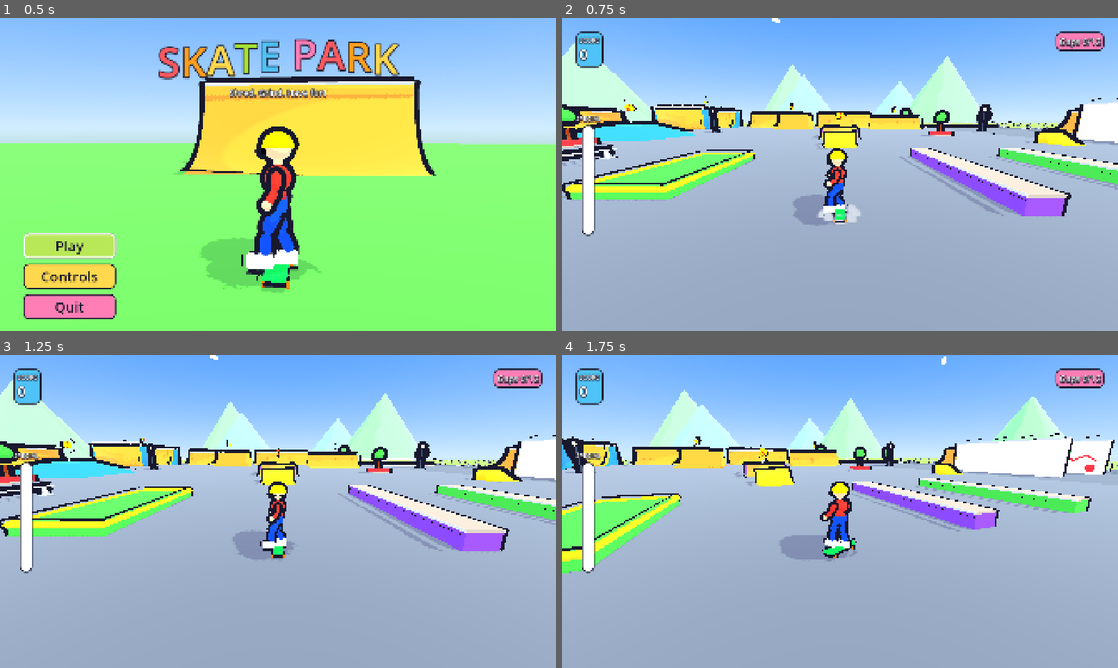
Above: before the commit, frames 1-4 (two rows, left to right).
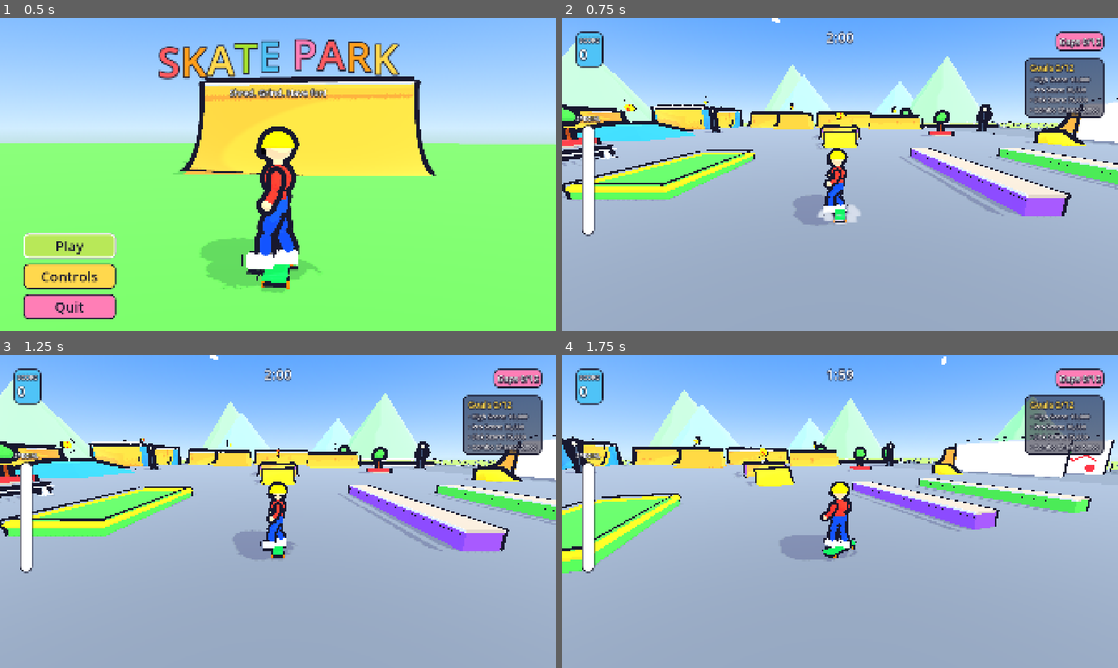
Above: after the commit, the same moments.

Repository: Proximo0/skate-park
Game: Godot game, scene res://game/ui/title_screen.tscn
The game is run twice, just before and just after one commit, with the same random seed, the same clock (stepped at 60 frames per second) and the same inputs.
Inputs (mouse positions are in pixels of both pictures, inside the frame that each line leads up to):
- Up to frame 1 (0.5 s): no input
- Up to frame 2 (0.75 s): click "Play" at 0.5 s
- Up to frame 3 (1.25 s): no input
- Up to frame 4 (1.75 s): tap Enter (ui_accept) at 1.25, 1.52 s; move the mouse to (962, 495) at 1.27 s; hold D (move_right) from 1.28 s (still down); tap L (revert) at 1.35 s; click (962, 495) at 1.42 s

Frame 1 is identical in both runs. In frame 2, 2.9% of the frame differs, in the area x 47-98%, y 4-32%; in frame 3, 2.9%; in frame 4, 2.9%.

Commit message:
Polish: goals panel and run timer, switch-stance facing after revert, playtest checklist
Co-Authored-By: Claude Opus 5.5 (1M context) <noreply@anthropic.com>
Claude-Session: https://claude.ai/code/session_01RMKNZ8eeWwfnKNQaLfHv9F

Diff:
--- a/game/main.gd
+++ b/game/main.gd
@@ -90,6 +90,10 @@
 	if park is Park:
 		for c: Collectible in (park as Park).collectibles:
 			c.collected.connect(func(item: String, _group: String) -> void: goals.on_collect(item))
+	var panel := GoalsPanel.new()
+	panel.name = "GoalsPanel"
+	add_child(panel)
+	panel.bind(goals, func() -> float: return _t)
 
 
 func _on_goal(goal: Dictionary) -> void:
--- a/game/skater/skater_poser.gd
+++ b/game/skater/skater_poser.gd
@@ -55,12 +55,26 @@
 	var balance: Balance = skater.get("balance")
 	var target: Dictionary = pose_for(str(skater.get("anim")), float(skater.get("anim_time")),
 			float(skater.get("crouch")), balance.angle)
+	target["body_yaw"] = float(target["body_yaw"]) + stance_yaw(str(skater.get("anim")), bool(skater.get("switch_stance")))
+	if _has_pose:
+		# Unwrap so the blend takes the short way round instead of spinning a full turn.
+		var cur: float = float(_current["body_yaw"])
+		target["body_yaw"] = cur + wrapf(float(target["body_yaw"]) - cur, -180.0, 180.0)
 	if not _has_pose:
 		_current = target
 		_has_pose = true
 	else:
 		_current = _blend(_current, target, 1.0 - exp(-BLEND_RATE * delta))
 	_apply(_current)
+
+
+## Extra body yaw for the stance: switch faces the body the other way round on the board. The revert pose
+## spins 0 to 180 from the old stance, which switch_stance has already left, hence the -180.
+static func stance_yaw(anim_name: String, switch: bool) -> float:
+	var yaw: float = 180.0 if switch else 0.0
+	if anim_name == "revert":
+		yaw -= 180.0
+	return yaw
 
 
 func _capture_rest() -> void:
--- /dev/null
+++ b/game/ui/goals_panel.gd
@@ -0,0 +1,120 @@
+class_name GoalsPanel
+extends CanvasLayer
+## Run timer (top centre) and a short goal list (right side, under the gaps counter). Shows the next few
+## unfinished goals with progress, ticks finished ones off, and says "Time's up!" when the run ends.
+## Pure formatting lives in static functions for unit tests.
+
+const MARGIN: int = 48
+const LIST_TOP: int = 140
+const SHOWN: int = 4  ## unfinished goals listed at once
+const LOW_TIME: float = 10.0
+
+var goals: Goals
+var clock: Callable  ## returns the caller's current time in seconds, the same clock passed to Goals
+
+var _timer: Label
+var _count: Label
+var _rows: VBoxContainer
+var _box: PanelContainer
+var _was_active: bool = false
+var _list_key: String = ""
+
+
+static func format_time(seconds: float) -> String:
+	var s: int = int(ceil(maxf(seconds, 0.0)))
+	return "%d:%02d" % [s / 60, s % 60]
+
+
+static func count_line(done: int, total: int) -> String:
+	return "Goals %d/%d" % [done, total]
+
+
+## Unfinished goals in data order, at most `limit`.
+static func next_goals(all: Array[Dictionary], done: PackedStringArray, limit: int) -> Array[Dictionary]:
+	var out: Array[Dictionary] = []
+	for g: Dictionary in all:
+		if done.has(str(g.get("id", ""))):
+			continue
+		out.append(g)
+		if out.size() >= limit:
+			break
+	return out
+
+
+static func row_text(title: String, progress: float) -> String:
+	if progress > 0.0 and progress < 1.0:
+		return "%s  %d%%" % [title, int(progress * 100.0)]
+	return title
+
+
+func bind(g: Goals, now: Callable) -> void:
+	goals = g
+	clock = now
+	goals.goal_completed.connect(func(_goal: Dictionary) -> void: _list_key = "")
+
+
+func _ready() -> void:
+	layer = 5
+	_timer = UiStyle.label("2:00", UiStyle.SIZE_BIG, UiStyle.WHITE)
+	_timer.horizontal_alignment = HORIZONTAL_ALIGNMENT_CENTER
+	_timer.set_anchors_preset(Control.PRESET_CENTER_TOP)
+	_timer.offset_left = -200
+	_timer.offset_right = 200
+	_timer.offset_top = MARGIN - 16
+	add_child(_timer)
+
+	_box = PanelContainer.new()
+	var style: StyleBoxFlat = UiStyle.panel_style(Color(UiStyle.INK, 0.55))
+	style.content_margin_left = 18
+	style.content_margin_right = 18
+	style.content_margin_top = 10
+	style.content_margin_bottom = 12
+	_box.add_theme_stylebox_override("panel", style)
+	_box.set_anchors_preset(Control.PRESET_TOP_RIGHT)
+	_box.grow_horizontal = Control.GROW_DIRECTION_BEGIN
+	_box.offset_right = -MARGIN
+	_box.offset_top = LIST_TOP
+	add_child(_box)
+	var col := VBoxContainer.new()
+	col.add_theme_constant_override("separation", 4)
+	_box.add_child(col)
+	_count = UiStyle.label("Goals", UiStyle.SIZE_BODY, UiStyle.SUNSHINE)
+	col.add_child(_count)
+	_rows = VBoxContainer.new()
+	col.add_child(_rows)
+
+
+func _process(_delta: float) -> void:
+	if goals == null or not clock.is_valid():
+		return
+	var now: float = float(clock.call())
+	var active: bool = goals.run_active()
+	if active:
+		var left: float = goals.run_time_left(now)
+		_timer.text = format_time(left)
+		_timer.label_settings.font_color = UiStyle.BUBBLEGUM if left <= LOW_TIME else UiStyle.WHITE
+	elif _was_active or _timer.text != "Time's up!":
+		_timer.text = "Time's up!"
+		_timer.label_settings.font_color = UiStyle.SUNSHINE
+	_was_active = active
+	_refresh_list()
+
+
+func _refresh_list() -> void:
+	var done: PackedStringArray = goals.completed_ids()
+	var all: Array[Dictionary] = goals.all_goals()
+	var shown: Array[Dictionary] = next_goals(all, done, SHOWN)
+	var key: String = str(done.size())
+	for g: Dictionary in shown:
+		key += "|" + row_text(str(g.get("title", "")), goals.progress(str(g.get("id", ""))))
+	if key == _list_key:
+		return
+	_list_key = key
+	_count.text = count_line(done.size(), all.size())
+	for c: Node in _rows.get_children():
+		c.queue_free()
+	if shown.is_empty():
+		_rows.add_child(UiStyle.label("All done! You rock!", UiStyle.SIZE_SMALL, UiStyle.LIME))
+	for g: Dictionary in shown:
+		var text: String = row_text(str(g.get("title", "")), goals.progress(str(g.get("id", ""))))
+		_rows.add_child(UiStyle.label("• " + text, UiStyle.SIZE_SMALL, UiStyle.WHITE))
--- a/game/ui/hud.gd
+++ b/game/ui/hud.gd
@@ -6,7 +6,7 @@
 
 const MARGIN: int = 48
 const COUNT_RATE: float = 3.0  ## exponential approach speed of the score count-up, per second
-const FLOAT_RISE: float = 150.0
+const FLOAT_RISE: float = 110.0
 const FLOAT_TIME: float = 1.3
 const TRICK_HOLD: float = 0.9
 const BANNER_HOLD: float = 2.2
@@ -16,11 +16,11 @@
 const BAL_H: int = 40
 const BAL_TALL_W: int = 40
 const BAL_TALL_H: int = 320
-const BAL_HORIZ_Y: float = 0.36  ## screen height fraction for the horizontal balance meter
+const BAL_HORIZ_Y: float = 0.34  ## screen height fraction for the horizontal balance meter
 const BAL_MANUAL_X: float = 300.0  ## pixels right of centre for the manual (vertical) meter
-const TRICK_Y: float = 0.28
-const FLOAT_Y: float = 0.7
-const BANNER_Y: float = 0.2
+const TRICK_Y: float = 0.245
+const FLOAT_Y: float = 0.79
+const BANNER_Y: float = 0.135
 const TRACK_COLOUR := Color("#FFFFFF")
 const SPECIAL_GLOW_WIDTH: int = 6
 
@@ -202,7 +202,7 @@
 	_special_fill.anchor_top = 1.0 - clampf(meter.value, 0.0, 1.0)
 	var pulse: float = 0.5 + 0.5 * sin(_time * 8.0)
 	if meter.is_special():
-		_fill_style.bg_color = UiStyle.SUNSHINE.lerp(UiStyle.WHITE, pulse * 0.5)
+		_fill_style.bg_color = UiStyle.SUNSHINE.lerp(UiStyle.WHITE, pulse * 0.25)
 		_special_glow.visible = true
 		_special_glow.modulate.a = 0.35 + 0.65 * pulse
 		_special_title.text = "SPECIAL!"
@@ -428,11 +428,11 @@
 
 
 func _on_combo_landed(points: int, _text: String) -> void:
-	_spawn_float("+%s!" % format_points(points), UiStyle.LIME, false)
+	_spawn_float("+%s!" % format_points(points), UiStyle.LIME, false, UiStyle.SIZE_TITLE)
 
 
 func _on_combo_bailed(_text: String) -> void:
-	_spawn_float("Bail!", UiStyle.BUBBLEGUM, true)
+	_spawn_float("Bail!", UiStyle.BUBBLEGUM, true, UiStyle.SIZE_TITLE)
 
 
 func _on_gap_hit(gap_name: String, points: int) -> void:
@@ -453,8 +453,8 @@
 
 
 ## A word that floats up from the combo area and fades. Wobbly text rocks side to side.
-func _spawn_float(text: String, color: Color, wobble: bool) -> void:
-	var lbl: Label = UiStyle.label(text, UiStyle.SIZE_BIG, color)
+func _spawn_float(text: String, color: Color, wobble: bool, size: int) -> void:
+	var lbl: Label = UiStyle.label(text, size, color)
 	lbl.horizontal_alignment = HORIZONTAL_ALIGNMENT_CENTER
 	lbl.pivot_offset_ratio = Vector2(0.5, 0.5)
 	lbl.scale = Vector2(0.5, 0.5)
--- /dev/null
+++ b/tests/unit/test_goals_panel.gd
@@ -0,0 +1,27 @@
+extends TestCase
+## GoalsPanel formatting: timer text, goal count line, next unfinished goals, progress rows.
+
+
+func test_format_time_rounds_up_and_pads() -> void:
+	assert_eq(GoalsPanel.format_time(120.0), "2:00")
+	assert_eq(GoalsPanel.format_time(59.2), "1:00")
+	assert_eq(GoalsPanel.format_time(9.0), "0:09")
+	assert_eq(GoalsPanel.format_time(-3.0), "0:00")
+
+
+func test_count_line() -> void:
+	assert_eq(GoalsPanel.count_line(3, 12), "Goals 3/12")
+
+
+func test_next_goals_skips_done_and_limits() -> void:
+	var all: Array[Dictionary] = [{"id": "a"}, {"id": "b"}, {"id": "c"}, {"id": "d"}]
+	var out: Array[Dictionary] = GoalsPanel.next_goals(all, PackedStringArray(["b"]), 2)
+	assert_eq(out.size(), 2)
+	assert_eq(str(out[0]["id"]), "a")
+	assert_eq(str(out[1]["id"]), "c")
+
+
+func test_row_text_shows_partial_progress_only() -> void:
+	assert_eq(GoalsPanel.row_text("Pizza", 0.0), "Pizza")
+	assert_eq(GoalsPanel.row_text("Pizza", 0.4), "Pizza  40%")
+	assert_eq(GoalsPanel.row_text("Pizza", 1.0), "Pizza")
--- a/tests/unit/test_skater_poser.gd
+++ b/tests/unit/test_skater_poser.gd
@@ -147,3 +147,12 @@
 	var idle: Dictionary = SkaterPoser.pose_for("idle_ride", 0.0, 0.0, 0.0)
 	assert_true(absf(float(idle["hips_y"])) < 0.05, "relaxed hips within 5 cm of rest")
 	assert_near(float(idle["lift"]), 0.0, 0.0001, "no deck lift on flat board")
+
+
+func test_switch_stance_turns_body_and_revert_ends_in_new_stance() -> void:
+	assert_near(SkaterPoser.stance_yaw("idle_ride", false), 0.0, 0.001, "regular faces forward")
+	assert_near(SkaterPoser.stance_yaw("idle_ride", true), 180.0, 0.001, "switch faces back")
+	var end_yaw: float = float(SkaterPoser.pose_for("revert", 1.0, 0.0, 0.0)["body_yaw"])
+	assert_near(fposmod(end_yaw + SkaterPoser.stance_yaw("revert", true), 360.0), 180.0, 0.001, "revert into switch ends switch")
+	var start_yaw: float = float(SkaterPoser.pose_for("revert", 0.0, 0.0, 0.0)["body_yaw"])
+	assert_near(fposmod(start_yaw + SkaterPoser.stance_yaw("revert", false), 360.0), 180.0, 0.001, "revert out of switch starts switch")
Not shown, added: game/ui/goals_panel.gd.uid
Not shown, added: tests/unit/test_goals_panel.gd.uid
Not shown, added: docs/playtest.md
